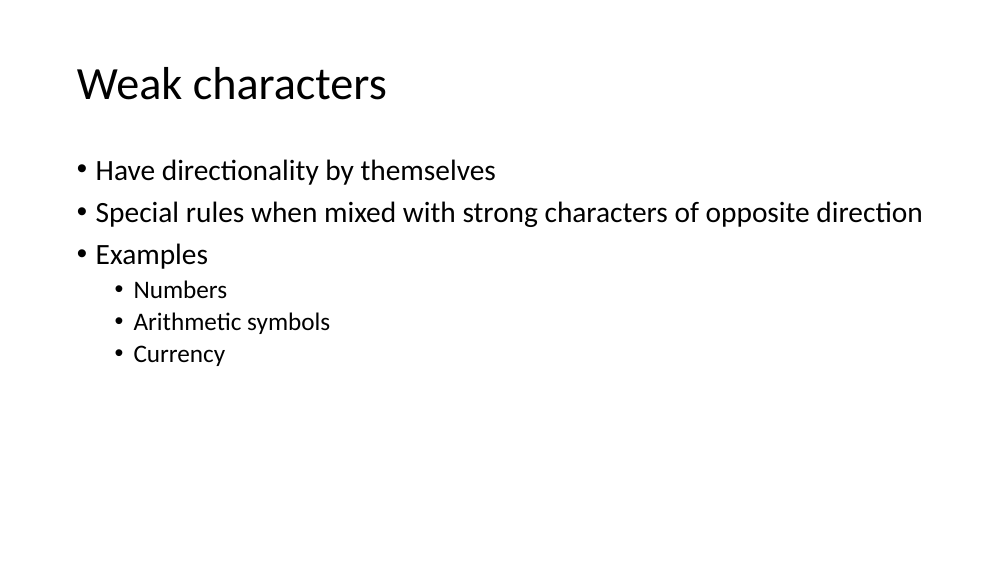
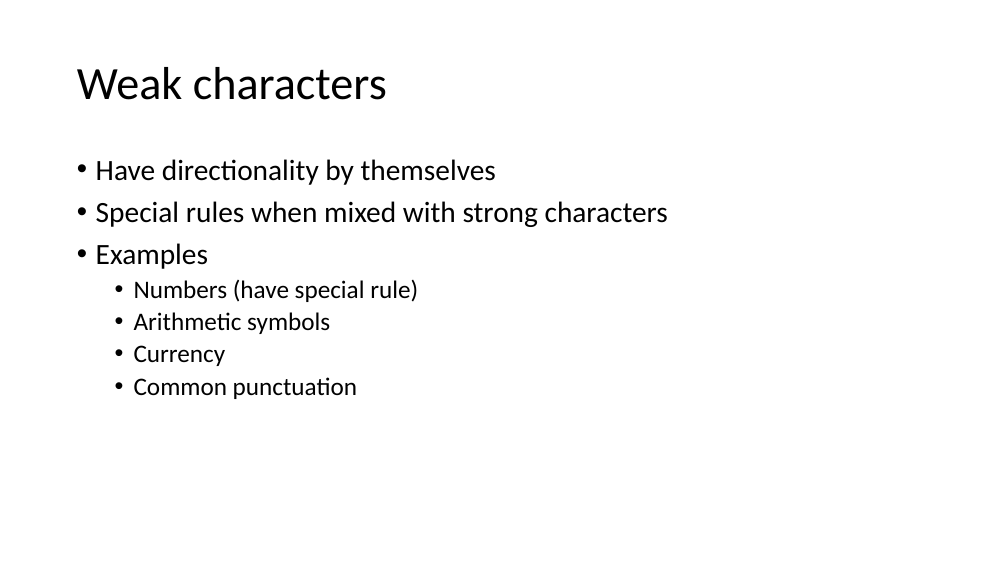
Before and after one commit to dsafa/rtl-demo, a slide deck: slide 6 of RTL.pptx. Drawn at 1008x567 pixels with LibreOffice and Linux fonts; fonts in the diff are those of the drawing. Boxes give left, top, right and bottom in pixels: in the first picture for what was removed or moved away, otherwise in the second. Text is boxed around its words. In the diff, an @@ line names an element or a change of style, - is before the commit and + after.

Commit message:
Update powerpoint

```diff
--- a/RTL.pptx
+++ b/RTL.pptx
@@ text at [96, 201, 668, 227]: text changed @@
-• Special rules when mixed with strong characters of opposite direction
+• Special rules when mixed with strong characters
@@ text at [134, 280, 418, 302]: text changed @@
-  • Numbers
+  • Numbers (have special rule)
@@ text at [134, 377, 357, 399]: paragraph added @@
+  • Common punctuation
```
Also in this commit, not shown: 14 other slides changed, 4 slides added, 1 other file.
